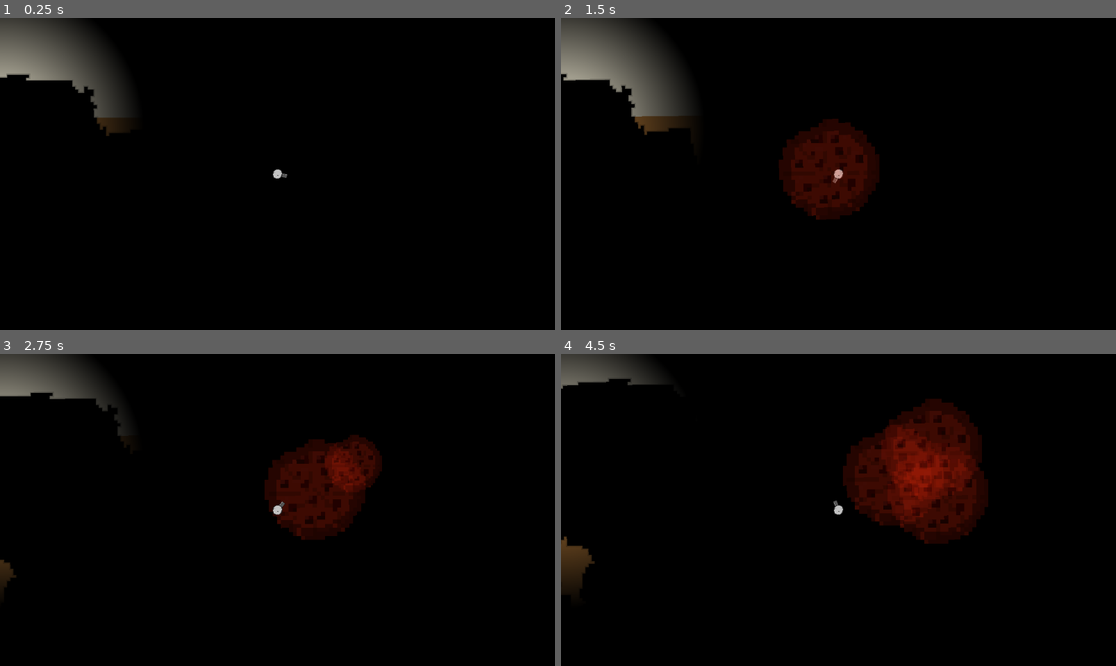
Above: before the commit, frames 1-4 (two rows, left to right).
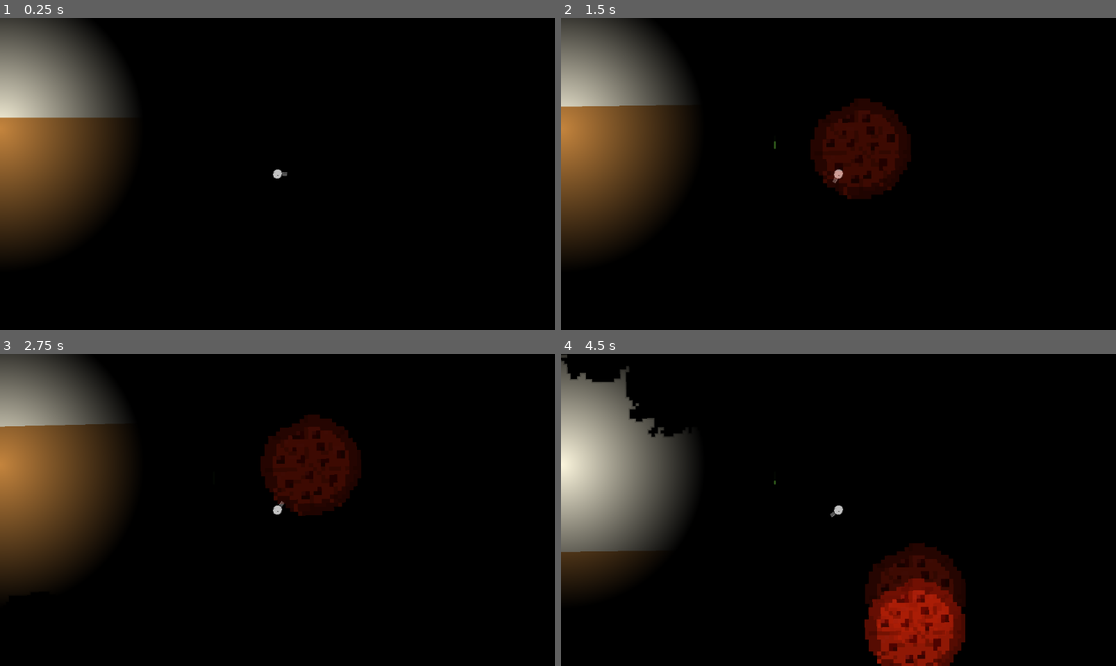
Above: after the commit, the same moments.

Repository: trurohawkins/cave
Game: Godot game, scene res://world.tscn
Same seed, same stepped clock (60 frames per second), same inputs: the game is played once before the commit and once after it.
Inputs (mouse positions are in pixels of both pictures, inside the frame that each line leads up to):
- Up to frame 1 (0.25 s): no input
- Up to frame 2 (1.5 s): move the mouse to (960, 158) at 0.52 s; hold D (right) 0.53-1.28 s; click (960, 158) at 0.67 s; move the mouse to (727, 189) at 1.27 s; hold S (down) from 1.28 s (still down); click (727, 189) at 1.42 s
- Up to frame 3 (2.75 s): move the mouse to (333, 441) at 2.02 s; release S (down) at 2.03 s; hold D (right) from 2.03 s (still down); click (333, 441) at 2.17 s
- Up to frame 4 (4.5 s): move the mouse to (810, 572) at 2.77 s; release D (right) at 2.78 s; hold W (up) 2.78-3.53 s; click (810, 572) at 2.92 s; move the mouse to (1005, 556) at 3.52 s; hold A (left) from 3.53 s (still down); click (1005, 556) at 3.67 s; move the mouse to (672, 463) at 4.27 s; click (672, 463) at 4.42 s

The runs differ from the first frame. In frame 1, 9.8% of the frame differs, in the area x 0-52%, y 17-76%; in frame 2, 14%; in frame 3, 16%; in frame 4, 27%, in the area x 0-77%, y 0-100%.

Commit message:
health, thrust and shooting all cost energy, added ui bar for that too

Diff:
--- a/GM.gd
+++ b/GM.gd
@@ -8,6 +8,8 @@
 
 @export var spawnPoint: Vector2
 @export var respawnRate = 100
+@export var energyBar: ProgressBar
+
 var respawnCounter = 0
 var shaders = []
 
@@ -77,7 +79,7 @@
 	"""
 	makeHole(center, size.x/2, size.x/5, true, false)
 
-	var tunnels = clamp(randi(), 15, 25)
+	var tunnels = 50#clamp(randi(), 35, 35)
 	for i in range(tunnels):
 		tunnel()
 	spawnPoint = center * 32
@@ -87,12 +89,12 @@
 
 func tunnel():
 	var center = Vector2(size.x/2, size.y/2)
-	var chasm = 10
+	var chasm = 5
 	var move = 20
 	var dither = 5
-	var m: int = size.x - 20
+	var m: int = size.x -30
 	var pos = Vector2(randi()%m, randi()%m)
-	var length = clamp(randi(), 5, 30)
+	var length = clamp(randi(), 5, 10)
 	for i in range(length):
 		if pos.distance_to(center) < size.x/2 - chasm - 75:
 			makeHole(pos, chasm, 0, false, false)
--- /dev/null
+++ b/energyBar.gd
@@ -0,0 +1,16 @@
+extends ProgressBar
+
+@export var showTime: float = 10
+var timer: float = 0
+
+func _process(delta):
+	if timer - delta > 0:
+		timer -= delta
+	else:
+		timer = 0
+		visible = false
+
+func changeValue(val: float):
+	visible = true
+	value = val
+	timer = showTime
--- a/gun.gd
+++ b/gun.gd
@@ -6,7 +6,7 @@
 var shooting: bool = false
 @export var bulletScene: PackedScene
 @export var player: CharacterBody2D
-
+@export var shotCost: float = 5
 @onready var spawnPoint = $barrel/muzzle
 var GM: Node2D
 
@@ -29,7 +29,8 @@
 		spawnBullet()
 
 func spawnBullet():
-	if bulletScene and coolTimer <= 0:
+	if bulletScene and coolTimer <= 0 && player.energy > shotCost:
+		player.changeEnergy(-shotCost, true)
 		coolTimer = coolDown
 		var bullet = bulletScene.instantiate()
 		bullet.GM = GM
--- a/player.gd
+++ b/player.gd
@@ -1,6 +1,8 @@
 extends CharacterBody2D
-@export var health: int = 5
+@export var energy: float = 5
+var energyMax
 @export var speed: int = 200
+@export var thrustCost: float = 0.1
 @export var baseDecel: float = 0.5
 var decelSpeed: float = 0.5
 @export var crashPower: float = 10
@@ -29,14 +31,24 @@
 var GM: Node2D
 var prePos = Vector2(-1, -1)
 var curCollides := {}
+var energyBar: ProgressBar
+
+var rechargePause: float = 1
+var rPauseTimer = 0
+var rechargeSpeed: float = 3#0.2
+
 
 func _ready():
 	decelSpeed = baseDecel
 	cam.ignore_rotation = false
+	energyMax = energy
 
 func receiveGM(gm):
 	GM = gm
 	gun.GM = gm
+	energyBar = GM.energyBar
+	energyBar.value = energy
+	energyBar.max_value = energyMax
 
 func _physics_process(delta):
 
@@ -58,10 +70,11 @@
 		invulnerate(false)
 	if !staggered:
 		var direction = Input.get_vector("left", "right", "up", "down")
-		if direction != Vector2.ZERO:
+		if direction != Vector2.ZERO && energy > thrustCost:
 			direction = direction.rotated(cam.rotation)
 			velocity += direction * speed * delta
 			curGrav = 0
+			changeEnergy(-thrustCost, true)
 		else:
 			if curGrav + gravPower < maxGrav:
 				curGrav += gravPower
@@ -82,27 +95,52 @@
 		if collider is TileMapLayer:
 			crash(collision.get_position(), power)
 			#GM.playerDie(self)
+	if rPauseTimer - delta > 0:
+		#print(rPauseTimer)
+		rPauseTimer -= delta
+	else:
+		rPauseTimer = 0
+		if energy < energyMax:
+			#print("charging " + str(rechargeSpeed * delta) + " " + str(energy))
+			changeEnergy(rechargeSpeed * delta, false)
+
 
 func crash(pos: Vector2, power: float):
 	if power < landingPower:
 		return
 	if !invincible:
-		#invulnerate(true)
+		invulnerate(true)
 		blowUp()
 		#print("hit at " + str(global_position) + " form " + str(col.get_position()))
 		#print(str(velocity.length()) + " / " + str(highVelocity) + " = " + str(power))
-		if health > 0:
+		if energy > 0:
+			changeEnergy(-10, true)
 			blasted(pos, power)
 		else:
 			GM.playerDie(self)
-		health -= 1
+
+func changeEnergy(amnt: float, pause: bool):
+	if amnt == 0:
+		return
+	if amnt > 0:
+		if energy + amnt < energyMax:
+			energy += amnt
+		else:
+			energy = energyMax
+	else:
+		if energy + amnt > 0:
+			energy += amnt
+		else:
+			energy = 0
+	if pause:
+		rPauseTimer = rechargePause
+	energyBar.changeValue(energy)
 
 func blasted(pos, power):
 	var blast = global_position - pos
-	var energy: Vector2 = blast * crashPower * power
-	print("blasted " + str(power) + " " + str(energy))
-	if energy.length() < 10000:
-		velocity += energy
+	var blastPower: Vector2 = blast * crashPower * power
+	if blastPower.length() < 10000:
+		velocity += blastPower
 		decelSpeed = crashDecel
 	stagger(true)
 
--- a/player.tscn
+++ b/player.tscn
@@ -11,8 +11,9 @@
 scale = Vector2(5, 5)
 collision_layer = 2
 script = ExtResource("1_onrkg")
-health = 2
+energy = 30.0
 speed = 1500
+thrustCost = 0.0
 crashDecel = 10.0
 landingPower = 0.3
 staggerPower = 0.0
--- a/world.tscn
+++ b/world.tscn
@@ -1,10 +1,11 @@
-[gd_scene load_steps=4 format=3 uid="uid://buddmvvh18voa"]
+[gd_scene load_steps=5 format=3 uid="uid://buddmvvh18voa"]
 
 [ext_resource type="Script" uid="uid://bnmc75io2k5ca" path="res://GM.gd" id="1_aqk2v"]
 [ext_resource type="PackedScene" uid="uid://c5jp5rmk0hlc4" path="res://chunk.tscn" id="3_aqk2v"]
 [ext_resource type="PackedScene" uid="uid://dur2pvkhlv1eq" path="res://player.tscn" id="3_tlwt5"]
+[ext_resource type="Script" uid="uid://dma4425bnj8ry" path="res://energyBar.gd" id="4_aqk2v"]
 
-[node name="World" type="Node2D"]
+[node name="World" type="Node2D" node_paths=PackedStringArray("energyBar")]
 script = ExtResource("1_aqk2v")
 playerScene = ExtResource("3_tlwt5")
 chunkScene = ExtResource("3_aqk2v")
@@ -12,3 +13,21 @@
 chunkSize = Vector2i(300, 300)
 spawnPoint = Vector2(200, -500)
 respawnRate = 1
+energyBar = NodePath("CanvasLayer/ProgressBar")
+
+[node name="CanvasLayer" type="CanvasLayer" parent="."]
+
+[node name="ProgressBar" type="ProgressBar" parent="CanvasLayer"]
+modulate = Color(0.45490196, 0.8509804, 0.2627451, 1)
+offset_left = 442.0
+offset_top = 244.0
+offset_right = 446.0
+offset_bottom = 271.0
+mouse_force_pass_scroll_events = false
+max_value = 30.0
+value = 5.0
+rounded = true
+fill_mode = 3
+show_percentage = false
+script = ExtResource("4_aqk2v")
+showTime = 5.0
Not shown, added: energyBar.gd.uid
